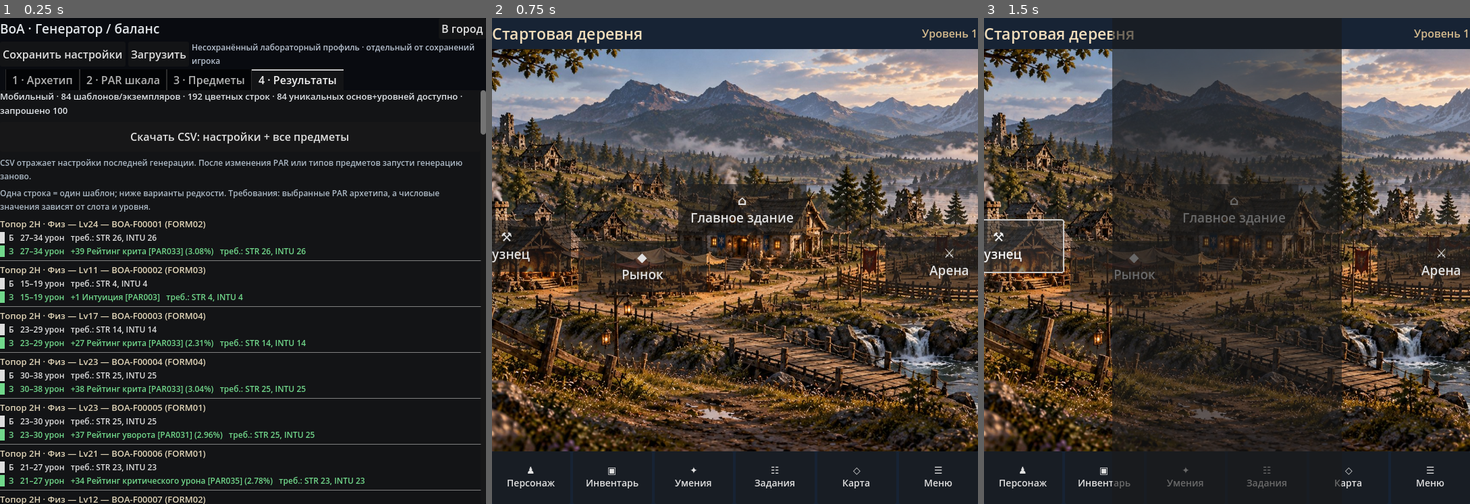
Above: before the commit, frames 1-3 (left to right).
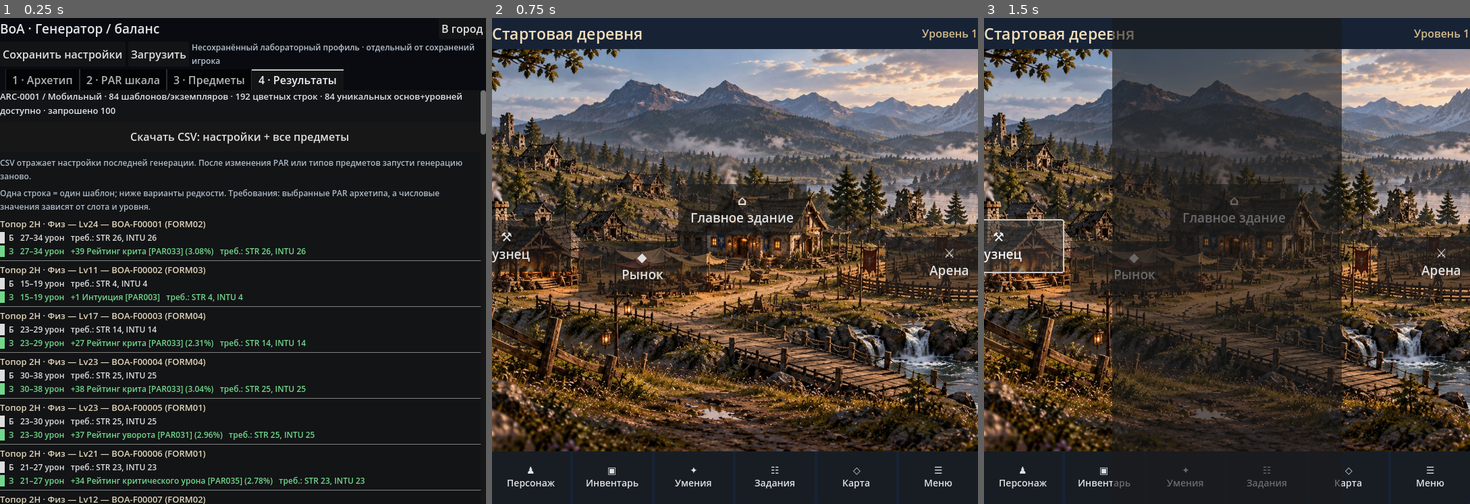
Above: after the commit, the same moments.

Repository: Archoniou1987/Battle-of-Artheon
Game: Godot game, scene res://scenes/debug/item_generator_lab.tscn
Same seed, same stepped clock (60 frames per second), same inputs: the game is played once before the commit and once after it. This scene is started directly instead of the project's main scene.
Inputs:
- Up to frame 1 (0.25 s): no input
- Up to frame 2 (0.75 s): click "В город" at 0.5 s
- Up to frame 3 (1.5 s): click "⚒ Кузнец" at 1.25 s

The runs differ from the first frame. In frame 1, 0.9% of the frame differs, in the area x 0-96%, y 15-21%; in frame 2, nothing differs; in frame 3, nothing differs.

Commit message:
feat(item-lab): mobile-editable numeric archetype ID, label and CSV snapshot key

Diff:
--- a/scenes/debug/item_generator_lab.gd
+++ b/scenes/debug/item_generator_lab.gd
@@ -13,6 +13,8 @@
 var numeric_keypad: ItemLabNumericKeypad
 var tab: TabContainer
 var archetype_name: LineEdit
+var archetype_number: SpinBox
+var archetype_code_label: Label
 var par_picker: OptionButton
 var requirement_first: OptionButton
 var requirement_second: OptionButton
@@ -121,6 +123,9 @@
 			if engine.registry.has(key) and overrides[raw] is Dictionary:
 				par_settings[key] = (overrides[raw] as Dictionary).duplicate(true)
 	archetype_name.text = String(saved.get("archetype_name",archetype_name.text)).substr(0,100)
+	var stored_number := int(saved.get("archetype_number", 1))
+	archetype_number.value = clampi(stored_number,1,999999)
+	_update_archetype_code()
 	_restore_requirement_choices(saved)
 	_refresh_archetype()
 	preview_level_spin.value = clampf(float(saved.get("preview_level",25)),1.0,100.0)
@@ -204,6 +209,17 @@
 	archetype_name.text = "Мобильный"
 	archetype_name.size_flags_horizontal = Control.SIZE_EXPAND_FILL
 	line.add_child(archetype_name)
+	var id_row := _row(body)
+	archetype_number = _spin(id_row, "Номер архетипа", 1.0, 1.0, 999999.0)
+	archetype_code_label = _text("", 14, Color("#d8c88f"))
+	id_row.add_child(archetype_code_label)
+	archetype_number.value_changed.connect(func(_v: float) -> void: _update_archetype_code())
+	var use_id := Button.new()
+	use_id.text = "Использовать ID как название"
+	use_id.pressed.connect(func() -> void: archetype_name.text = _archetype_code())
+	id_row.add_child(use_id)
+	body.add_child(_text("Если поле названия не открывает клавиатуру телефона, задай номер через экранную цифровую клавиатуру. Например 17 → ARC-0017.", 12, Color("#aab9c9")))
+	_update_archetype_code()
 	body.add_child(_text("Требования ко ВСЕМ предметам архетипа (только PAR, без чисел)", 14))
 	var req_row := _row(body)
 	requirement_first = _requirement_choice(req_row, "Требование 1")
@@ -260,6 +276,14 @@
 			_refresh_archetype())
 		simple.add_child(b)
 	_refresh_archetype()
+
+func _archetype_code() -> String:
+	return "ARC-%04d" % int(archetype_number.value)
+
+func _update_archetype_code() -> void:
+	if archetype_code_label != null and archetype_number != null:
+		archetype_code_label.text = "ID: " + _archetype_code()
+
 
 func _requirement_choice(parent: Control, caption: String) -> OptionButton:
 	var box := VBoxContainer.new()
@@ -595,6 +619,8 @@
 		rarities[quality] = 1.0 if quality_checks[quality].button_pressed else 0.0
 	var c := {
 		"types":types, "par_weights":par_weights.duplicate(true),
+		"archetype_number":int(archetype_number.value),
+		"archetype_id":_archetype_code(),
 		"requirement_pars":_selected_requirement_pars(),
 		"par_settings":par_settings.duplicate(true),
 		"unique_templates":mode_picker.selected == 0,
@@ -624,7 +650,7 @@
 	for record in result_rows:
 		lines += (record.get("variants", []) as Array).size()
 	summary.text = "%s · %d шаблонов/экземпляров · %d цветных строк · %d уникальных основ+уровней доступно · запрошено %d" % [
-		String(c["archetype_name"]), result_rows.size(), lines,
+		("%s / %s" % [String(c.get("archetype_id", "ARC-0001")),String(c["archetype_name"])]), result_rows.size(), lines,
 		int(result.get("available_unique", 0)), int(result.get("requested", 0))]
 	_render_results()
 	tab.current_tab = 3
